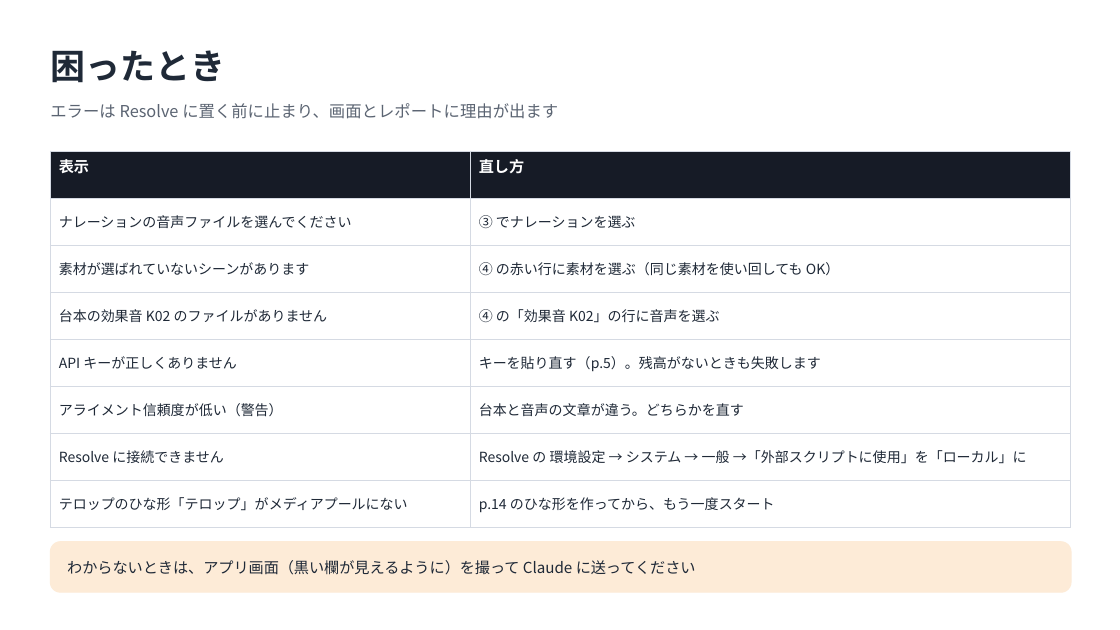
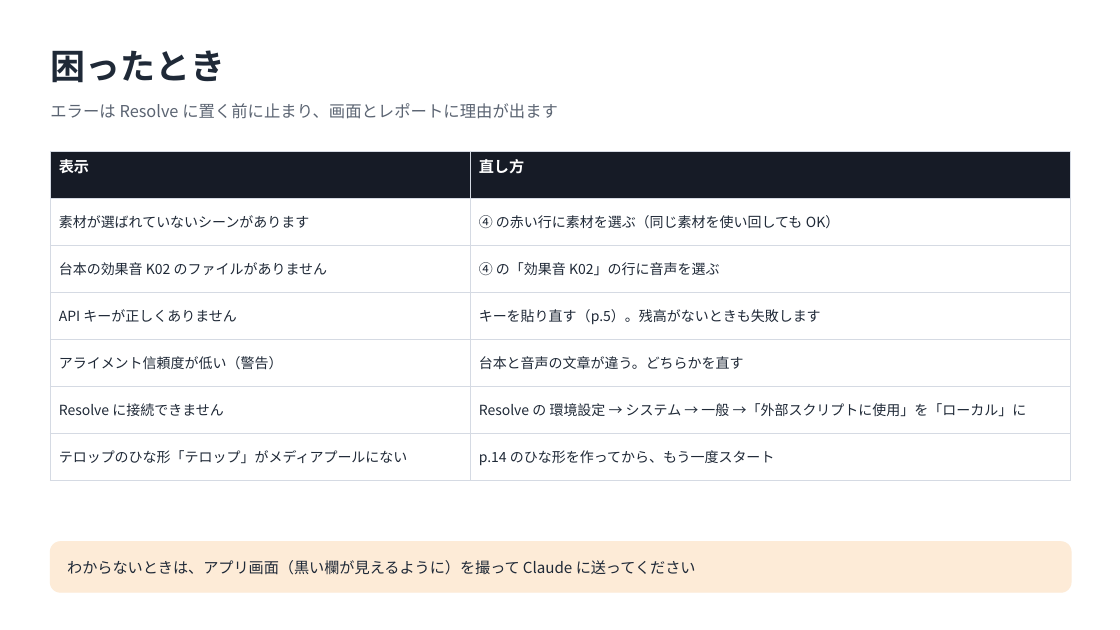
Before and after one commit to uru4848553-hub/my-first-project, a slide deck: slide 15 of 取扱説明書.pptx. Drawn at 1120x630 pixels with LibreOffice and Linux fonts; fonts in the diff are those of the drawing. Boxes give left, top, right and bottom in pixels: in the first picture for what was removed or moved away, otherwise in the second. Text is boxed around its words. In the diff, an @@ line names an element or a change of style, - is before the commit and + after.

```diff
--- a/取扱説明書.pptx
+++ b/取扱説明書.pptx
@@ table at [50,151,1071,470] @@
-row 2: ナレーションの音声ファイルを選んでください | ③ でナレーションを選ぶ
```
Also in this commit, not shown: 1 other slide changed, 17 other files.
